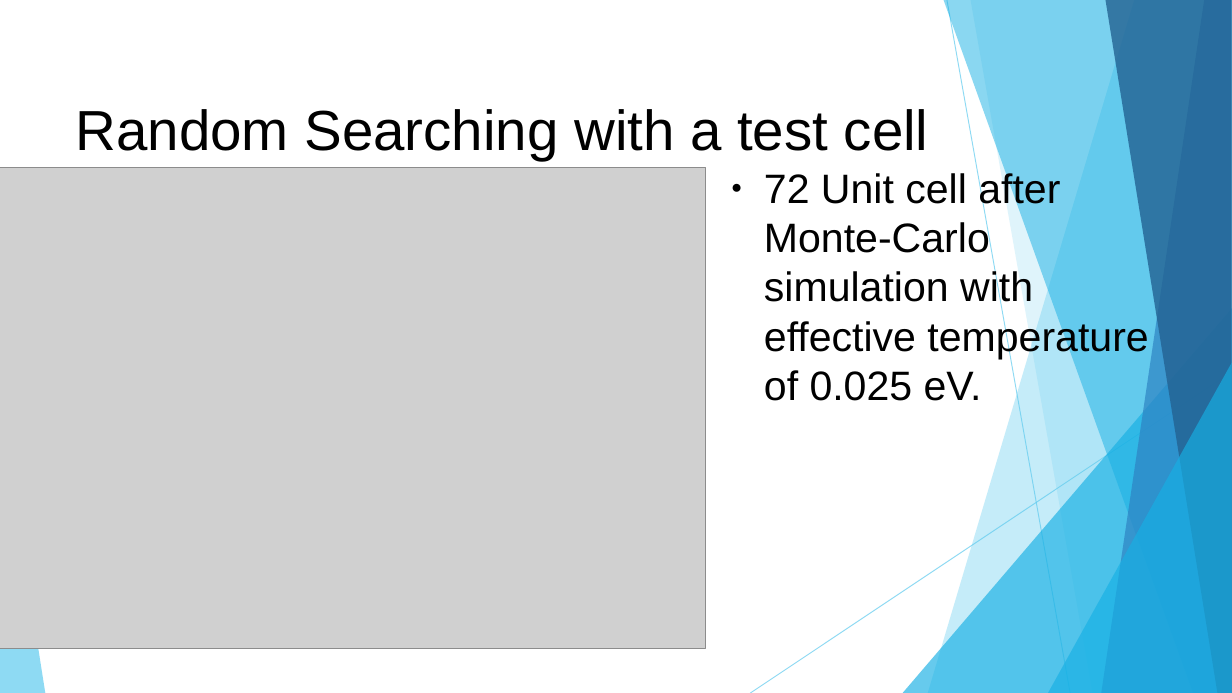
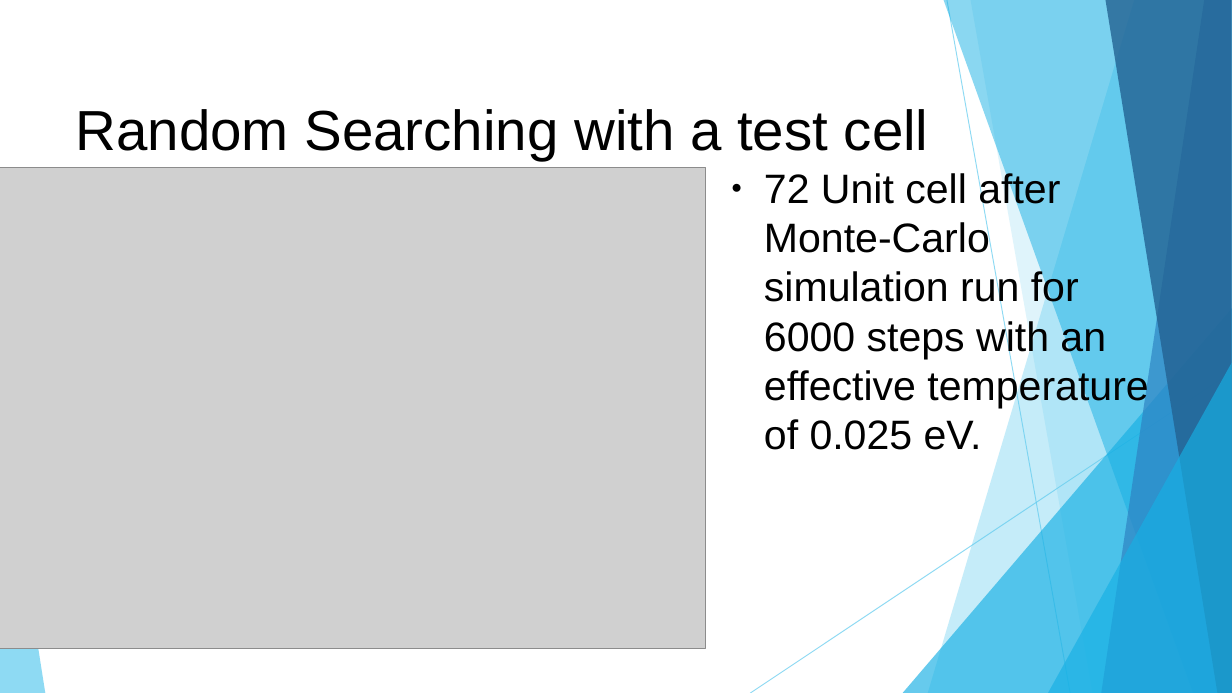
Before and after one commit to OFThomas/amorphMgO, a slide deck: slide 6 of Amorphous MgO Triple Junctions.odp. Drawn at 1232x693 pixels with LibreOffice and Linux fonts; fonts in the diff are those of the drawing; grey boxes stand for pictures. Boxes give left, top, right and bottom in pixels: in the first picture for what was removed or moved away, otherwise in the second. Text is boxed around its words. In the diff, an @@ line names an element or a change of style, - is before the commit and + after.

```diff
--- a/Amorphous MgO Triple Junctions.odp
+++ b/Amorphous MgO Triple Junctions.odp
@@ text at <box>764,170,1148,450</box>: text changed @@
-● 72 Unit cell after Monte-Carlo simulation with effective temperature of 0.025 eV.
+● 72 Unit cell after Monte-Carlo simulation run for 6000 steps with an effective temperature of 0.025 eV.
```
Also in this commit, not shown: 3 other slides changed, 1 slide added, 1 slide removed, 4 other files.
